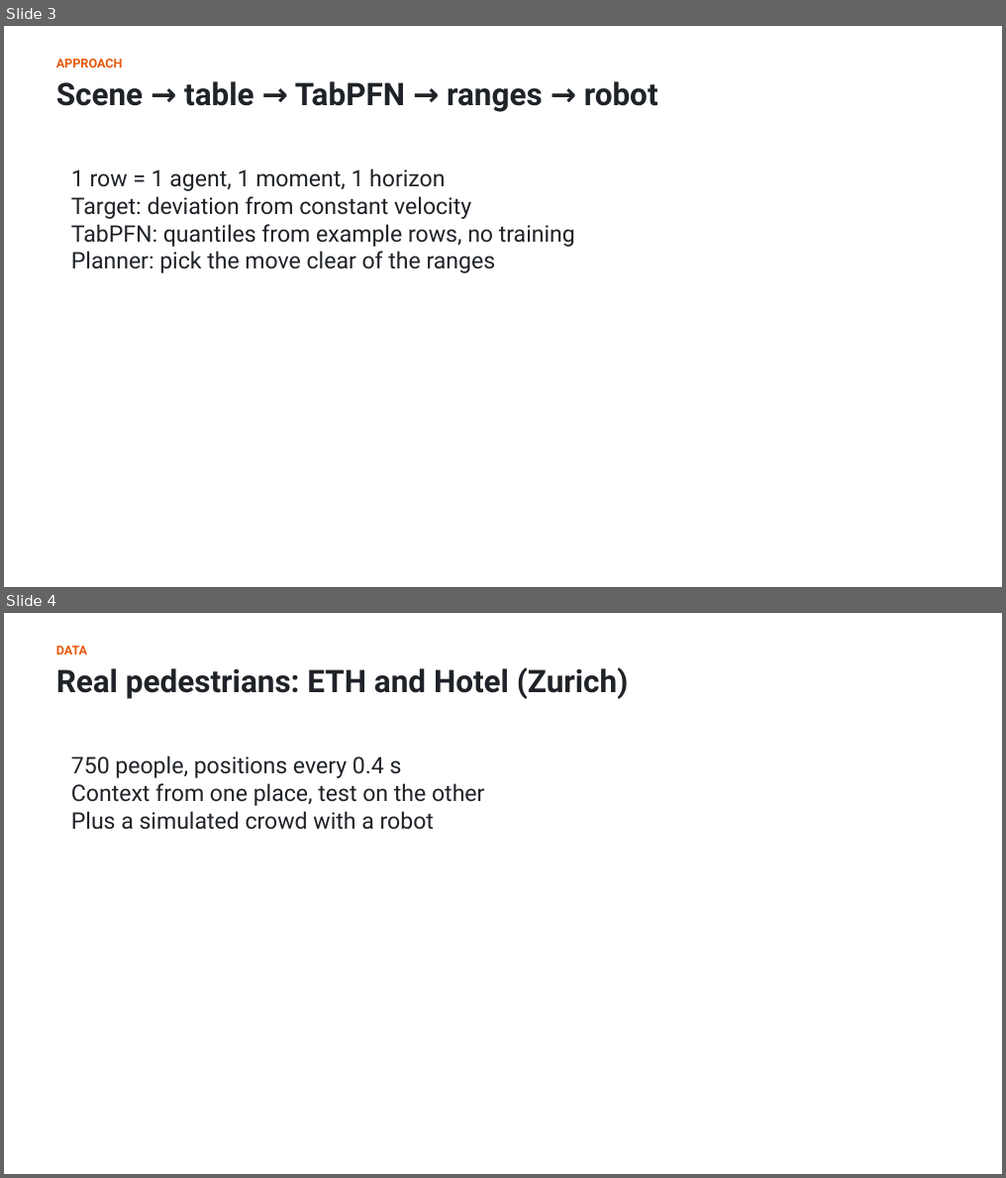
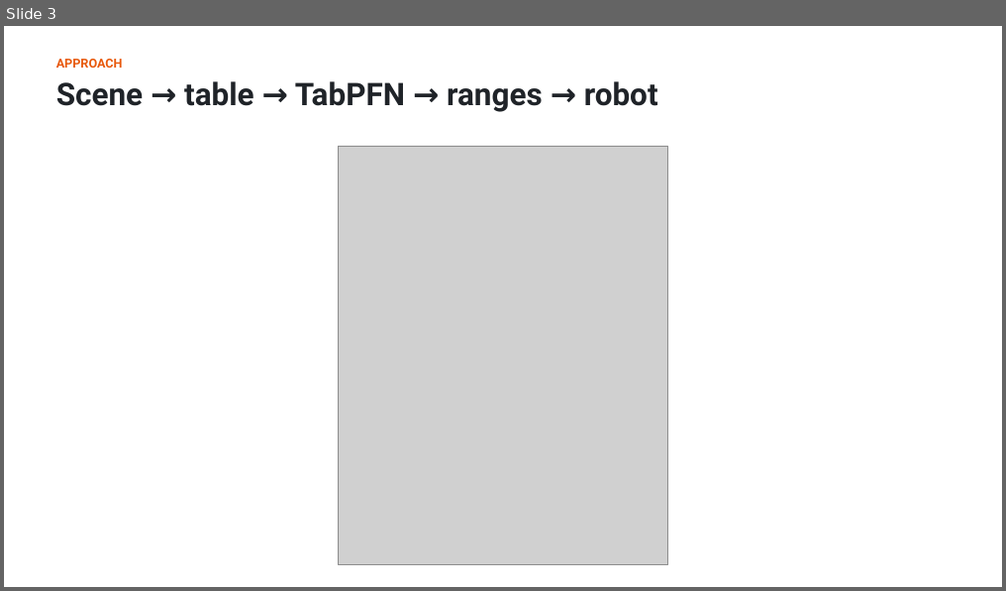
Before and after one commit to shiinalight/Foresight, a slide deck: deck/Foresight.pptx. Shown one above the other, each under a label of ours: slides 3 and 4 before the commit, slide 3 after it. The pictures are 1006x1178 and 1006x591 pixels, drawn with LibreOffice and Linux fonts; fonts in the diff are those of the drawing; grey boxes stand for pictures. Boxes give left, top, right and bottom in pixels: in the first picture for what was removed or moved away, otherwise in the second. Text is boxed around its words. In the diff, an @@ line names an element or a change of style, - is before the commit and + after.

```diff
--- a/deck/Foresight.pptx
+++ b/deck/Foresight.pptx
@@ slide 4 removed at (x1=4, y1=613, x2=1002, y2=1174), background #FFFFFF @@
@@ text removed at (x1=56, y1=646, x2=87, y2=655) @@
-DATA
@@ text removed at (x1=56, y1=667, x2=628, y2=699) @@
-Real pedestrians: ETH and Hotel (Zurich)
@@ text removed at (x1=71, y1=756, x2=484, y2=830) @@
-750 people, positions every 0.4 s
-Context from one place, test on the other
-Plus a simulated crowd with a robot
@@ slide 3 changed as well @@
@@ text removed at (x1=71, y1=169, x2=575, y2=274) @@
-1 row = 1 agent, 1 moment, 1 horizon
-Target: deviation from constant velocity
-TabPFN: quantiles from example rows, no training
-Planner: pick the move clear of the ranges
@@ picture added at (x1=338, y1=146, x2=668, y2=565) @@
```
Also in this commit, not shown: 3 other slides changed, 9 slides added, 11 other slides removed, 3 other files.
